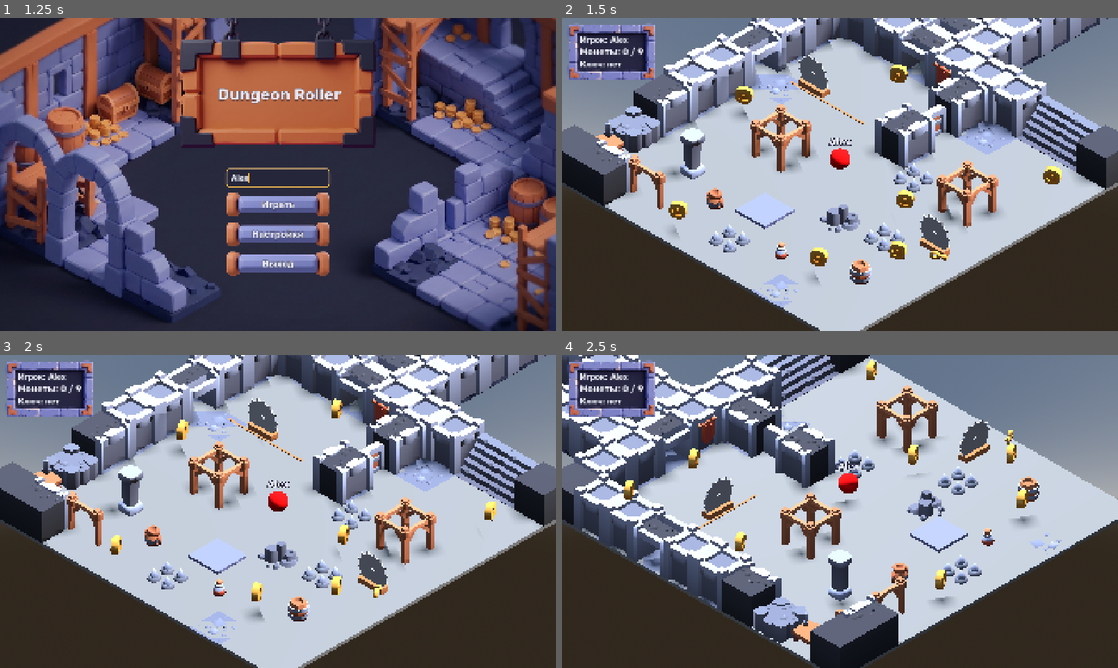
Above: before the commit, frames 1-4 (two rows, left to right).
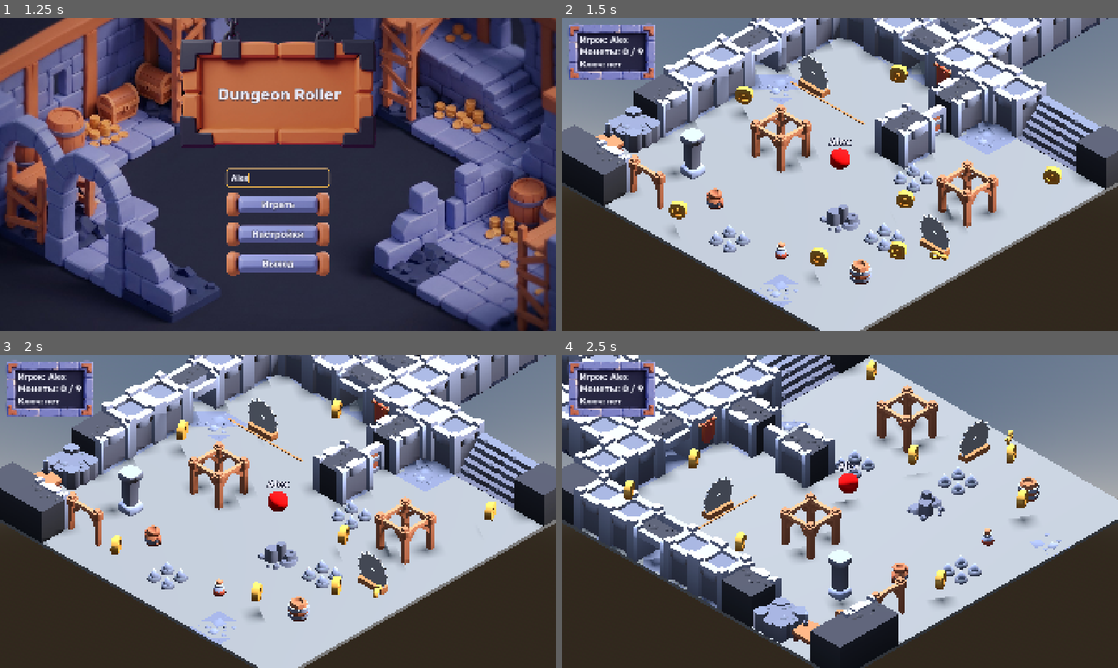
Above: after the commit, the same moments.

Repository: farikgg/godot_assignment
Game: Godot game, scene res://scenes/main_menu.tscn
Same seed, same stepped clock (60 frames per second), same inputs: the game is played once before the commit and once after it.
Inputs (mouse positions are in pixels of both pictures, inside the frame that each line leads up to):
- Up to frame 1 (1.25 s): click (278, 177) at 0.52 s; type "Alex" at 0.6 s
- Up to frame 2 (1.5 s): click "Играть" at 1.25 s
- Up to frame 3 (2 s): no input
- Up to frame 4 (2.5 s): hold D (move_right) from 2.03 s (still down); hold Left (camera_left) from 2.03 s (still down); tap Space (jump) at 2.27 s

Frame 1 is identical in both runs. In frame 2, 0.7% of the frame differs, in the area x 28-42%, y 55-68%; in frame 3, 0.7%; in frame 4, 0.7%.

Commit message:
Drop the moving platform; retarget the animation test
Removes MovingPlatform from map.tscn and moving_platform.tscn.
tools/test_anim.gd (restored from fe5de12, deleted in 44a8097) now checks
the locked gate (Body y 0 after 30 frames, 2.058 after open()), saw spin,
patrol move/spin, key and coin spin_bob, pulse, Loop Linear + autoplay of
spin_bob/spin/patrol/pulse and the physics callback on mixers that move
an AnimatableBody3D. 20/20 PASS, exit code 0.

Co-Authored-By: Claude Opus 5.5 <noreply@anthropic.com>

Diff:
--- a/scenes/map.tscn
+++ b/scenes/map.tscn
@@ -27,7 +27,6 @@
 [ext_resource type="PackedScene" path="res://scenes/props/enemy.tscn" id="g_enemy"]
 [ext_resource type="PackedScene" path="res://scenes/props/saw_trap.tscn" id="j_saw"]
 [ext_resource type="PackedScene" path="res://scenes/props/saw_trap_patrol.tscn" id="j_saw_patrol"]
-[ext_resource type="PackedScene" path="res://scenes/props/moving_platform.tscn" id="k_platform"]
 [ext_resource type="PackedScene" path="res://scenes/props/exit.tscn" id="g_exit"]
 [ext_resource type="PackedScene" path="res://scenes/props/key_pickup.tscn" id="l_key"]
 [ext_resource type="PackedScene" path="res://scenes/props/tunnel.tscn" id="m_tunnel"]
@@ -231,9 +230,6 @@
 
 [node name="SawPatrol" parent="Enemies" unique_id=1093368241 instance=ExtResource("j_saw_patrol")]
 transform = Transform3D(1, 0, 0, 0, 1, 0, 0, 0, 1, -6, 0.1, -4)
-
-[node name="MovingPlatform" parent="." unique_id=1418829764 instance=ExtResource("k_platform")]
-transform = Transform3D(1, 0, 0, 0, 1, 0, 0, 0, 1, 1.5, 0.1, 4.9)
 
 [node name="KeyPickup" parent="." unique_id=1739046512 instance=ExtResource("l_key")]
 transform = Transform3D(1, 0, 0, 0, 1, 0, 0, 0, 1, 9.1, 0.9, 2.4)
--- a/scenes/props/moving_platform.tscn
+++ /dev/null
@@ -1,52 +0,0 @@
-[gd_scene format=3]
-
-[sub_resource type="BoxShape3D" id="BoxShape3D_slab"]
-size = Vector3(2, 0.2, 2)
-
-[sub_resource type="StandardMaterial3D" id="StandardMaterial3D_slab"]
-albedo_color = Color(0.556863, 0.576471, 0.811765, 1)
-roughness = 0.8
-
-[sub_resource type="BoxMesh" id="BoxMesh_slab"]
-material = SubResource("StandardMaterial3D_slab")
-size = Vector3(2, 0.2, 2)
-
-[sub_resource type="Animation" id="Animation_move"]
-resource_name = "move"
-length = 4.0
-loop_mode = 1
-tracks/0/type = "value"
-tracks/0/imported = false
-tracks/0/enabled = true
-tracks/0/path = NodePath("Body:position:x")
-tracks/0/interp = 1
-tracks/0/loop_wrap = true
-tracks/0/keys = {
-"times": PackedFloat32Array(0, 2, 4),
-"transitions": PackedFloat32Array(1, 1, 1),
-"update": 0,
-"values": [-2.0, 2.0, -2.0]
-}
-
-[sub_resource type="AnimationLibrary" id="AnimationLibrary_platform"]
-_data = {
-&"move": SubResource("Animation_move")
-}
-
-[node name="MovingPlatform" type="Node3D"]
-
-[node name="Body" type="AnimatableBody3D" parent="."]
-transform = Transform3D(1, 0, 0, 0, 1, 0, 0, 0, 1, -2, 0, 0)
-
-[node name="CollisionShape3D" type="CollisionShape3D" parent="Body"]
-transform = Transform3D(1, 0, 0, 0, 1, 0, 0, 0, 1, 0, 0.05, 0)
-shape = SubResource("BoxShape3D_slab")
-
-[node name="MeshInstance3D" type="MeshInstance3D" parent="Body"]
-transform = Transform3D(1, 0, 0, 0, 1, 0, 0, 0, 1, 0, 0.05, 0)
-mesh = SubResource("BoxMesh_slab")
-
-[node name="AnimationPlayer" type="AnimationPlayer" parent="."]
-callback_mode_process = 0
-libraries/ = SubResource("AnimationLibrary_platform")
-autoplay = &"move"
--- /dev/null
+++ b/tools/test_anim.gd
@@ -0,0 +1,133 @@
+extends SceneTree
+## Animation smoke test for map.tscn.
+## Run: godot --headless --path . -s tools/test_anim.gd   (exit code 0 = all PASS, 1 = any FAIL)
+
+const MAP_SCENE: String = "res://scenes/map.tscn"
+const LOOP_CLIPS: Array[StringName] = [&"spin_bob", &"spin", &"patrol", &"pulse"]
+# locked gate open height: iron fence 0.879 m x2 + 0.3 clearance
+const GATE_OPEN_Y: float = 2.058
+const SAMPLE_GAP: float = 0.5
+const POSITION_TOLERANCE: float = 0.01
+
+var _failures: int = 0
+
+func _initialize() -> void:
+	_run.call_deferred()
+
+func _check(label: String, ok: bool, detail: String = "") -> void:
+	if not ok:
+		_failures += 1
+	print("%s  %s%s" % ["PASS" if ok else "FAIL", label, ("  (" + detail + ")") if detail != "" else ""])
+
+func _physics_frames(count: int) -> void:
+	for i in count:
+		await physics_frame
+
+func _run() -> void:
+	var map: Node3D = (load(MAP_SCENE) as PackedScene).instantiate() as Node3D
+	root.add_child(map)
+
+	await _test_gate(map)
+	await _test_motion(map)
+	_test_loops(map)
+	_test_callback_modes(map)
+
+	var code: int = 1 if _failures > 0 else 0
+	print("RESULT: %s, %d failure(s), exit code %d" % ["PASS" if code == 0 else "FAIL", _failures, code])
+	quit(code)
+
+func _test_gate(map: Node3D) -> void:
+	var gate: Node = map.get_node_or_null("LockedGate")
+	var body: Node3D = map.get_node_or_null("LockedGate/Body") as Node3D
+	if gate == null or body == null:
+		_check("locked gate: LockedGate/Body found", false)
+		return
+	await _physics_frames(30)
+	var closed_y: float = body.position.y
+	_check("locked gate closed after 30 physics frames", absf(closed_y) < POSITION_TOLERANCE, "y=%.3f" % closed_y)
+	gate.call("open")
+	await _physics_frames(60)
+	var open_y: float = body.position.y
+	_check("locked gate raised 60 frames after open()", absf(open_y - GATE_OPEN_Y) < POSITION_TOLERANCE, "y=%.3f" % open_y)
+
+func _sample(map: Node3D) -> Dictionary:
+	var coin: Node3D = null
+	for node in map.get_tree().get_nodes_in_group("coins"):
+		coin = node as Node3D
+		break
+	var coin_model: Node3D = coin.get_node_or_null("Model") as Node3D if coin != null else null
+	var key_model: Node3D = map.get_node_or_null("KeyPickup/Model") as Node3D
+	var saw: Node3D = map.get_node_or_null("Enemies/Saw/Body/Blade") as Node3D
+	var patrol_body: Node3D = map.get_node_or_null("Enemies/SawPatrol/Body") as Node3D
+	var patrol_blade: Node3D = map.get_node_or_null("Enemies/SawPatrol/Body/Blade") as Node3D
+	var pulse: Node3D = map.get_node_or_null("Exit/PulseZone/Disc") as Node3D
+	return {
+		"coin": Vector2(coin_model.rotation_degrees.y, coin_model.position.y) if coin_model != null else null,
+		"key": Vector2(key_model.rotation_degrees.y, key_model.position.y) if key_model != null else null,
+		"saw spin": saw.rotation_degrees.z if saw != null else null,
+		"patrol saw spin": patrol_blade.rotation_degrees.z if patrol_blade != null else null,
+		"patrol saw move": patrol_body.position.x if patrol_body != null else null,
+		"pulse": pulse.scale.x if pulse != null else null,
+	}
+
+func _test_motion(map: Node3D) -> void:
+	var first: Dictionary = _sample(map)
+	await create_timer(SAMPLE_GAP).timeout
+	var second: Dictionary = _sample(map)
+	for key: String in first:
+		var a: Variant = first[key]
+		var b: Variant = second[key]
+		if a == null or b == null:
+			_check("%s animates" % key, false, "node not found")
+		else:
+			_check("%s animates" % key, a != b, "%s -> %s" % [a, b])
+
+func _all_mixers(map: Node) -> Array[AnimationMixer]:
+	var out: Array[AnimationMixer] = []
+	for node in map.find_children("*", "AnimationMixer", true, false):
+		out.append(node as AnimationMixer)
+	return out
+
+func _test_loops(map: Node3D) -> void:
+	var found: Dictionary = {}
+	for mixer in _all_mixers(map):
+		var player: AnimationPlayer = mixer as AnimationPlayer
+		if player == null:
+			continue
+		for clip: StringName in player.get_animation_list():
+			if clip in LOOP_CLIPS and not found.has(clip):
+				found[clip] = true
+				var anim: Animation = player.get_animation(clip)
+				_check("%s loop_mode = Linear" % clip, anim.loop_mode == Animation.LOOP_LINEAR, "loop_mode=%d" % anim.loop_mode)
+				_check("%s autoplay" % clip, player.autoplay == clip, "autoplay=%s" % player.autoplay)
+	for clip in LOOP_CLIPS:
+		if not found.has(clip):
+			_check("%s present" % clip, false, "clip not found in map")
+
+func _animation_source(mixer: AnimationMixer) -> AnimationPlayer:
+	if mixer is AnimationPlayer:
+		return mixer as AnimationPlayer
+	if mixer is AnimationTree:
+		return mixer.get_node_or_null((mixer as AnimationTree).anim_player) as AnimationPlayer
+	return null
+
+func _moves_animatable_body(mixer: AnimationMixer) -> bool:
+	var source: AnimationPlayer = _animation_source(mixer)
+	var root_node: Node = mixer.get_node_or_null(mixer.root_node)
+	if source == null or root_node == null:
+		return false
+	for clip: StringName in source.get_animation_list():
+		var anim: Animation = source.get_animation(clip)
+		for track in anim.get_track_count():
+			var path: NodePath = anim.track_get_path(track)
+			var target: Node = root_node.get_node_or_null(NodePath(path.get_concatenated_names()))
+			if target is AnimatableBody3D:
+				return true
+	return false
+
+func _test_callback_modes(map: Node3D) -> void:
+	for mixer in _all_mixers(map):
+		if _moves_animatable_body(mixer):
+			_check("%s callback_mode_process = Physics" % map.get_path_to(mixer),
+				mixer.callback_mode_process == AnimationMixer.ANIMATION_CALLBACK_MODE_PROCESS_PHYSICS,
+				"mode=%d" % mixer.callback_mode_process)
